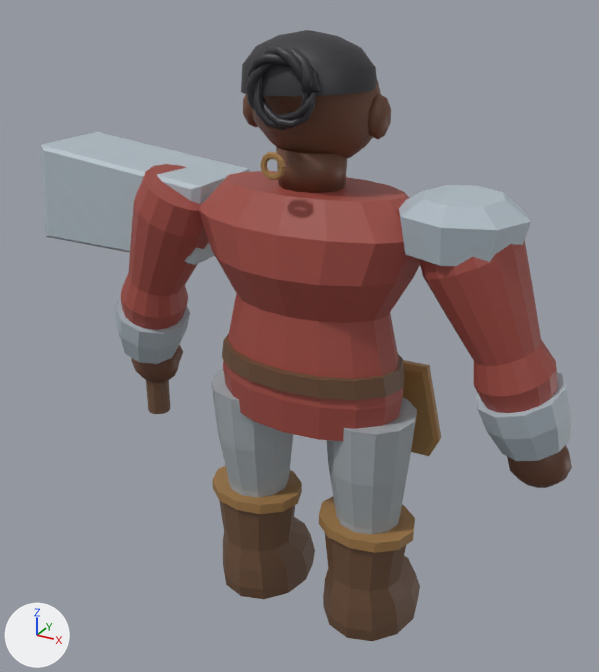
A saved change to the FBX model exports/heroes/wc_u_dwarf_warrior/SK_wc_u_dwarf_warrior.fbx.
One viewpoint serves both versions: a camera (50 mm lens) standing at (0.82, -1.547, 1.531) and looking at (-0.062, 0.058, 0.729). The axes (+X, +Y, +Z) are drawn at lower left. The lights are the same throughout. The older version comes first. Where no turn or scale is listed for an object, it has been applied to the vertices.

Script lines for the objects in view, before the commit:
```python
me_wc_tailoredgeometry_006 = bpy.data.meshes.new('WC_TailoredGeometry.006')
me_wc_tailoredgeometry_006.from_pydata(...)  # 1949 vertices, 1652 faces; spans x -0.774..0.598, y -0.168..0.214, z 0.013..1.426
me_wc_tailoredgeometry_006.materials.append(mat_m_wc_u_dwarf_warrior)
ob_sk_wc_u_dwarf_warrior = bpy.data.objects.new('SK_wc_u_dwarf_warrior', me_wc_tailoredgeometry_006)
ob_sk_wc_u_dwarf_warrior.location = (0.0, 0.0, 0.0)
```
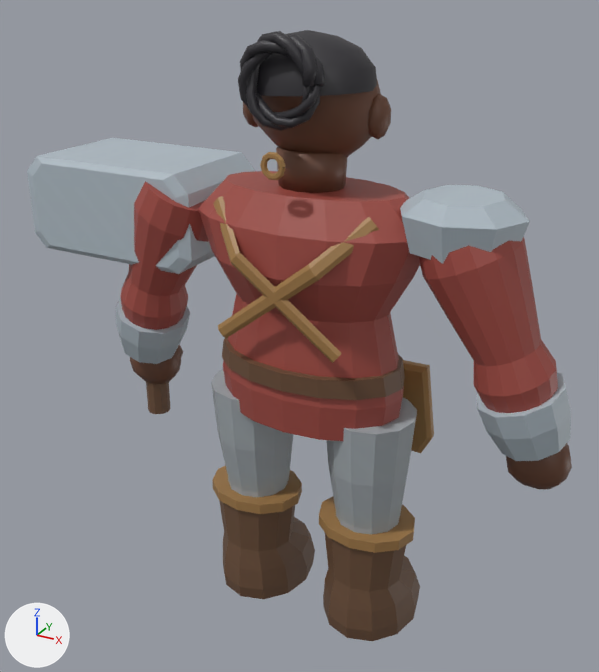
Location of each change, [x1, y1, x2, y2] in pixels of the pictures (599 x 672 px; the box of a moved part takes in the faces that stretch with it):
'SK_wc_u_dwarf_warrior', reshaped
    before: [41, 30, 572, 641]
    after: [27, 30, 572, 641]
part 1 of me_wc_tailoredgeometry_006, rebuilt (9% wider)
    before: [41, 132, 250, 265]
    after: [27, 138, 255, 274]
part 2 of me_wc_tailoredgeometry_006, moved or reshaped
    before: [246, 46, 531, 266]
    after: [214, 31, 530, 363]
part 3 of me_wc_tailoredgeometry_006, moved or reshaped
    before: [507, 445, 572, 488]
    after: [506, 443, 572, 489]
part 4 of me_wc_tailoredgeometry_006, moved or reshaped
    before: [131, 353, 180, 383]
    after: [130, 351, 181, 384]
part 5 of me_wc_tailoredgeometry_006, moved or reshaped
    before: [403, 363, 441, 456]
    after: [403, 363, 434, 453]

What changed in the scene script:
```text
Change me_wc_tailoredgeometry_006:
    used by ob_sk_wc_u_dwarf_warrior; location = (0.0, 0.0, 0.0)
    remove me_wc_tailoredgeometry_006.from_pydata(...)  # 1949 vertices, 1652 faces; spans x -0.774..0.598, y -0.168..0.214, z 0.013..1.426
    add me_wc_tailoredgeometry_006.from_pydata(...)  # 2219 vertices, 1856 faces; spans x -0.771..0.598, y -0.171..0.25, z 0.013..1.431
    me_wc_tailoredgeometry_006 part 1: the loose piece of 16 vertices spanning x -0.774..-0.27, y -0.036..0.192, z 0.895..1.136 is rebuilt with 32 vertices and now spans x -0.771..-0.28, y -0.073..0.229, z 0.88..1.116
    me_wc_tailoredgeometry_006 part 2: 466 vertices moved from x -0.109..0.469, y -0.144..0.159, z 1.022..1.405 to x -0.102..0.466, y -0.155..0.142, z 1.022..1.431; 36 vertices added at x -0.197..0.197, y -0.171..-0.08, z 0.789..1.09
    me_wc_tailoredgeometry_006 part 3: 68 vertices moved from x 0.463..0.588, y 0.025..0.131, z 0.486..0.616 to x 0.461..0.59, y 0.025..0.131, z 0.486..0.616; 45 vertices added at x 0.498..0.553, y 0.122..0.137, z 0.535..0.576
    me_wc_tailoredgeometry_006 part 4: 68 vertices moved from x -0.588..-0.463, y 0.025..0.131, z 0.486..0.616 to x -0.59..-0.461, y 0.025..0.131, z 0.486..0.616; 45 vertices added at x -0.553..-0.498, y 0.122..0.137, z 0.535..0.576
    me_wc_tailoredgeometry_006 part 5: 40 vertices moved from x -0.28..0.28, y 0.124..0.16, z 0.44..0.67 to x -0.261..0.261, y 0.124..0.176, z 0.44..0.67; 36 vertices added at x -0.15..0.15, y 0.17..0.184, z 0.469..0.66
    other edits to the shape of me_wc_tailoredgeometry_006 do not show in these pictures
```
